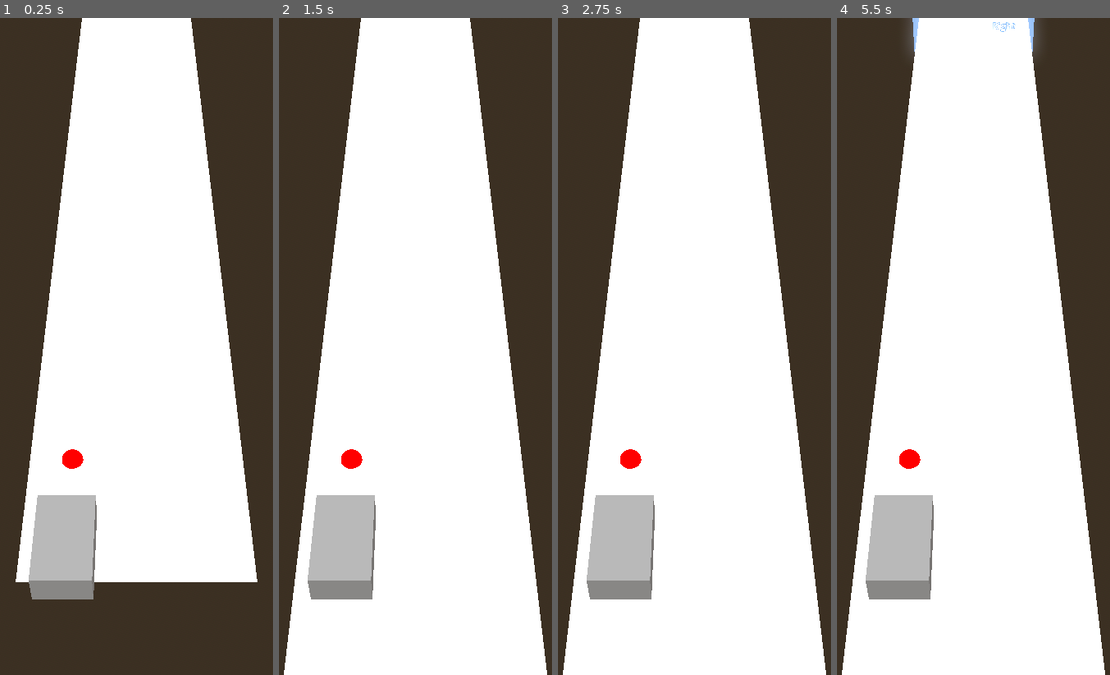
Above: before the commit, frames 1-4 (left to right).
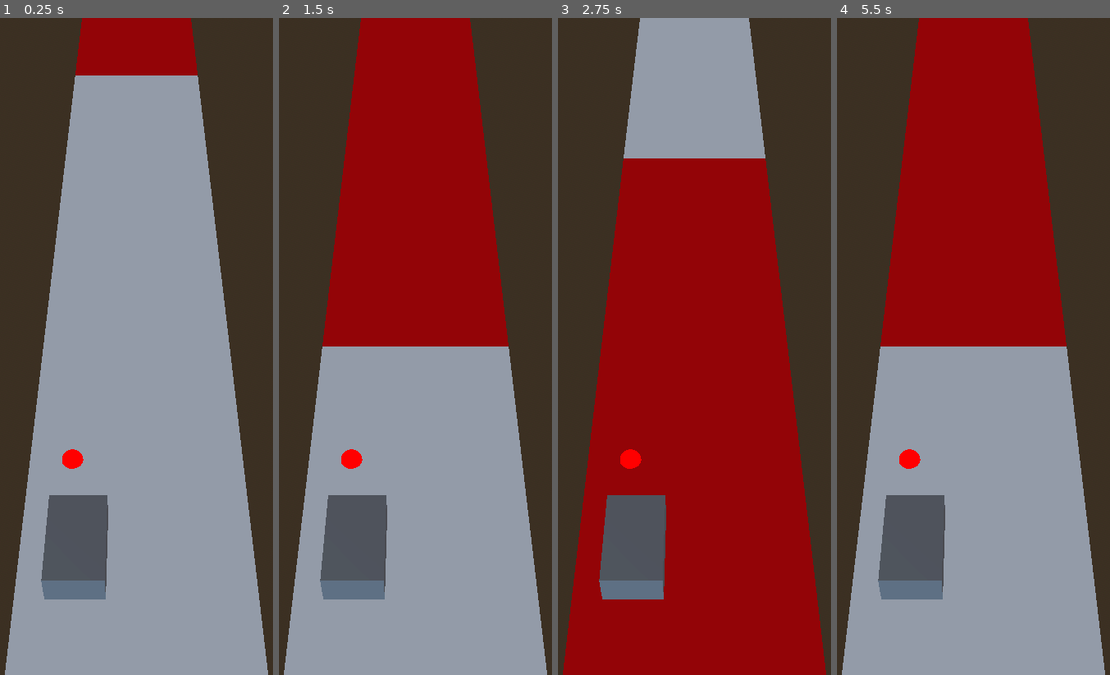
Above: after the commit, the same moments.

Repository: RichterRSA/apocarlypse
Game: Godot game, scene res://Road/Game.tscn
The game is run twice, just before and just after one commit, with the same random seed, the same clock (stepped at 60 frames per second) and the same inputs. Before the commit the project starts from res://Road/Road.tscn.
Inputs (mouse positions are in pixels of both pictures, inside the frame that each line leads up to):
- Up to frame 1 (0.25 s): no input
- Up to frame 2 (1.5 s): move the mouse to (497, 313) at 0.52 s; click (497, 313) at 0.67 s; move the mouse to (341, 379) at 1.27 s; click (341, 379) at 1.42 s
- Up to frame 3 (2.75 s): move the mouse to (729, 201) at 2.02 s; click (729, 201) at 2.17 s
- Up to frame 4 (5.5 s): move the mouse to (954, 477) at 2.77 s; click (954, 477) at 2.92 s; move the mouse to (1082, 445) at 3.52 s; click (1082, 445) at 3.67 s; move the mouse to (861, 247) at 4.27 s; click (861, 247) at 4.42 s; move the mouse to (992, 346) at 5.02 s; click (992, 346) at 5.17 s

The runs differ from the first frame. In frame 1, 68% of the frame differs, in the area x 1-99%, y 0-100%; in frame 2, 68%; in frame 3, 68%; in frame 4, 68%.

Commit message:
Infinite road

Diff:
--- a/Assets/DevCar.tscn
+++ b/Assets/DevCar.tscn
@@ -28,6 +28,7 @@
 
 [node name="RigidBody3D" type="RigidBody3D" parent="Car"]
 gravity_scale = 0.0
+custom_integrator = true
 freeze_mode = 1
 
 [node name="CollisionShape3D" type="CollisionShape3D" parent="Car/RigidBody3D"]
--- /dev/null
+++ b/Road/Game.tscn
@@ -0,0 +1,24 @@
+[gd_scene load_steps=5 format=3 uid="uid://dc4cth8fyvl2m"]
+
+[ext_resource type="Script" path="res://Road/Spawner.gd" id="1_6ftwb"]
+
+[sub_resource type="ProceduralSkyMaterial" id="ProceduralSkyMaterial_g42a2"]
+sky_horizon_color = Color(0.64625, 0.65575, 0.67075, 1)
+ground_horizon_color = Color(0.64625, 0.65575, 0.67075, 1)
+
+[sub_resource type="Sky" id="Sky_i8ugj"]
+sky_material = SubResource("ProceduralSkyMaterial_g42a2")
+
+[sub_resource type="Environment" id="Environment_kovu2"]
+background_mode = 2
+sky = SubResource("Sky_i8ugj")
+tonemap_mode = 2
+glow_enabled = true
+
+[node name="Game" type="Node3D"]
+
+[node name="WorldEnvironment" type="WorldEnvironment" parent="."]
+environment = SubResource("Environment_kovu2")
+
+[node name="Spawner" type="Node3D" parent="."]
+script = ExtResource("1_6ftwb")
--- /dev/null
+++ b/Road/Spawner.gd
@@ -0,0 +1,39 @@
+extends Node3D
+
+const PLAYER_SCENE = "res://Assets/DevCar.tscn"
+const PLAYER_RESET_TRIGGER = 20.0
+
+@export var road_pieces = 1
+
+var spawned_road_pieces = Array()
+var player_instance: Node3D
+
+# Called when the node enters the scene tree for the first time.
+func _ready():
+	print("Spawning player")
+	var player = load(PLAYER_SCENE)
+	player_instance = player.instantiate()
+	player_instance.set_name("Player")
+	(player_instance as Node3D).rotate_x(-PI/2)
+	add_child(player_instance)
+
+	for i in 2:
+		spawn_random(20.0*i)
+
+
+# Called every frame. 'delta' is the elapsed time since the previous frame.
+func _process(delta):
+	var offset = player_instance.transform.origin.y
+	if -offset>PLAYER_RESET_TRIGGER:
+		print("reset, spawn new")
+		spawn_random(2*PLAYER_RESET_TRIGGER)
+		for obj in get_children():
+			(obj as Node3D).transform.origin.y -= offset
+
+func spawn_random(offset):
+	print("Spawning res://Roads/"+str(1)+".tscn")
+	var scene = load("res://Roads/"+str(1)+".tscn")
+	var scene_instance = scene.instantiate()
+	(scene_instance as Node3D).translate(-Vector3.UP*offset)
+	(scene_instance as Node3D).rotate_x(-PI/2)
+	add_child(scene_instance)
--- /dev/null
+++ b/Roads/1.tscn
@@ -0,0 +1,24 @@
+[gd_scene load_steps=5 format=3 uid="uid://cn8r8b16fud1n"]
+
+[sub_resource type="PlaneMesh" id="PlaneMesh_ru4jk"]
+size = Vector2(2, 10)
+
+[sub_resource type="StandardMaterial3D" id="StandardMaterial3D_4sq5l"]
+
+[sub_resource type="PlaneMesh" id="PlaneMesh_1fdk1"]
+size = Vector2(2, 10)
+
+[sub_resource type="StandardMaterial3D" id="StandardMaterial3D_fq5q6"]
+albedo_color = Color(1, 0, 0, 1)
+
+[node name="RoadPiece" type="Node3D"]
+
+[node name="Front" type="MeshInstance3D" parent="."]
+transform = Transform3D(1, 0, 0, 0, 1, 0, 0, 0, 1, 0, 0, -5)
+mesh = SubResource("PlaneMesh_ru4jk")
+surface_material_override/0 = SubResource("StandardMaterial3D_4sq5l")
+
+[node name="Back" type="MeshInstance3D" parent="."]
+transform = Transform3D(1, 0, 0, 0, 1, 0, 0, 0, 1, 0, 0, -15)
+mesh = SubResource("PlaneMesh_1fdk1")
+surface_material_override/0 = SubResource("StandardMaterial3D_fq5q6")
--- a/Scripts/CarController.gd
+++ b/Scripts/CarController.gd
@@ -1,16 +1,17 @@
 extends Node3D
 
 const ABOUT_SENSITIVITY = 0.0025
-const MAX_HORIZONTAL_DISTANCE = 0.6
+const MAX_HORIZONTAL_DISTANCE = 0.5
 const CAR_MOVE_SENSITIVITY = 40
-const CAR_SPEED = 1.0
-const CAR_LANE_CHANGE_SPEED = 5.0
+const CAR_SPEED = 5.0
+const CAR_LANE_CHANGE_SPEED = 10.0
 
 var Car: Node3D
 var CarTarget: Node3D
 var input_delta: float = 0.0
 var car_x: float
 var lane: float = -1.0
+var can_move = true
 
 # Called when the node enters the scene tree for the first time.
 func _ready():
@@ -21,23 +22,26 @@
 
 # Called every frame. 'delta' is the elapsed time since the previous frame.
 func _process(delta):
-	if abs(input_delta)>CAR_MOVE_SENSITIVITY:
+	if abs(input_delta)>CAR_MOVE_SENSITIVITY and can_move:
 		lane = sign(input_delta)
 		CarTarget.transform.origin.x = lane * MAX_HORIZONTAL_DISTANCE
 		input_delta = 0
+		can_move = false
 
 	handle_car_horizontal(delta)
 
 	Car.get_parent().translate(Vector3.FORWARD*CAR_SPEED*delta)
 
 func handle_car_horizontal(delta):
+	if about(0.05):
+		can_move = true
 	car_x = lerp(car_x, lane * MAX_HORIZONTAL_DISTANCE, CAR_LANE_CHANGE_SPEED*delta)
-	if about():
+	if about(ABOUT_SENSITIVITY):
 		car_x = lane * MAX_HORIZONTAL_DISTANCE
 	Car.transform.origin.x = car_x
 
-func about():
-	return abs(abs(car_x)-abs(lane * MAX_HORIZONTAL_DISTANCE))<ABOUT_SENSITIVITY
+func about(off):
+	return abs(abs(car_x)-abs(lane * MAX_HORIZONTAL_DISTANCE))<off
 
 func _input(event):
 	var mouse = Input.is_mouse_button_pressed(MOUSE_BUTTON_LEFT)
--- a/project.godot
+++ b/project.godot
@@ -11,7 +11,7 @@
 [application]
 
 config/name="Apocarlypse"
-run/main_scene="res://Road/Road.tscn"
+run/main_scene="res://Road/Game.tscn"
 config/features=PackedStringArray("4.1", "Mobile")
 config/icon="res://icon.svg"
 
